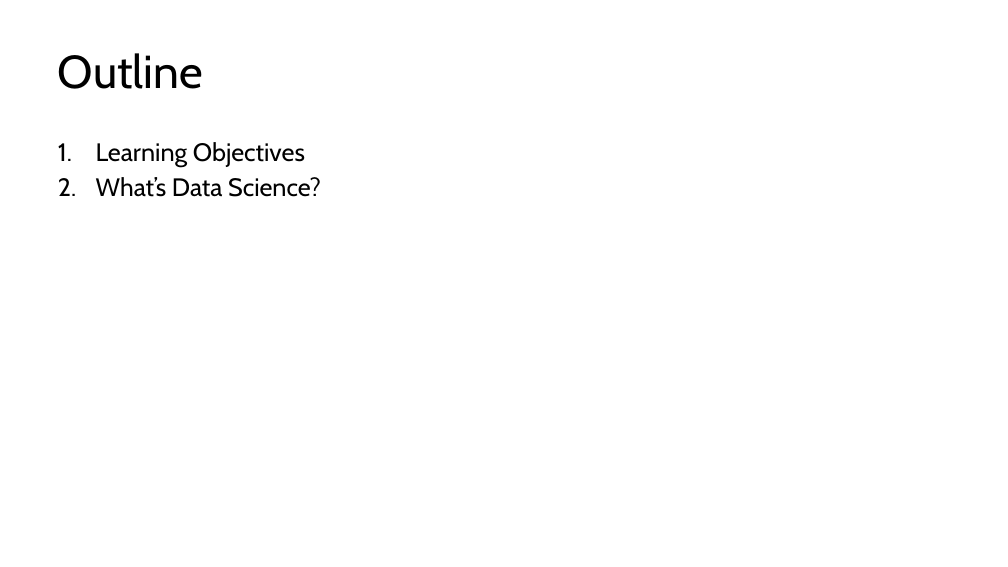
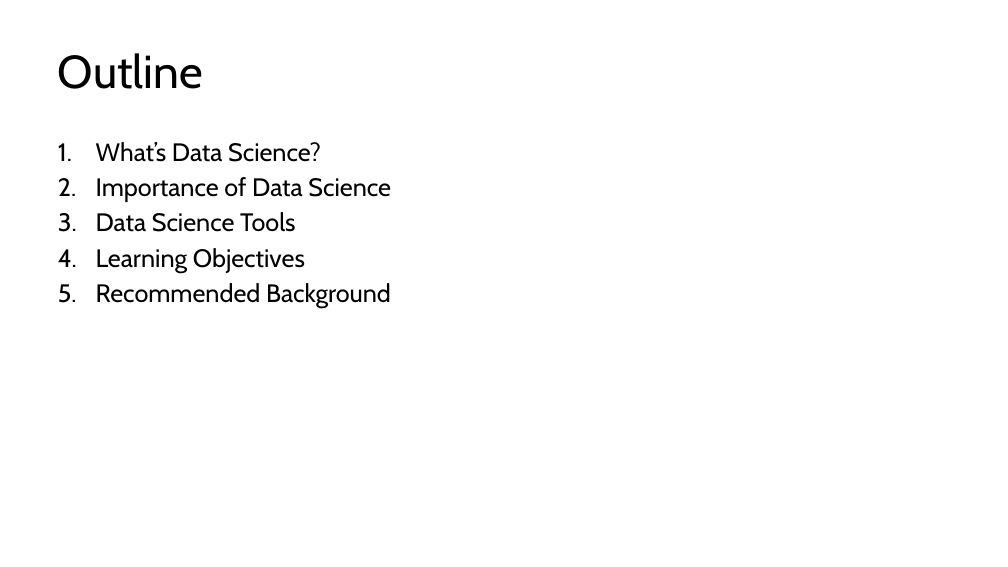
Before and after one commit to kershrita/Data-Science-Roadmap, a slide deck: slide 2 of slides/Session 01 - Introduction to Data Science.pptx. Drawn at 1008x567 pixels with LibreOffice and Linux fonts; fonts in the diff are those of the drawing. Boxes give left, top, right and bottom in pixels: in the first picture for what was removed or moved away, otherwise in the second. Text is boxed around its words. In the diff, an @@ line names an element or a change of style, - is before the commit and + after.

```diff
--- a/slides/Session 01 - Introduction to Data Science.pptx
+++ b/slides/Session 01 - Introduction to Data Science.pptx
@@ text at (96, 142, 391, 232): paragraphs added @@
+1. What’s Data Science?
+2. Importance of Data Science
+3. Data Science Tools
@@ text at (96, 283, 391, 308): text changed @@
-2. What’s Data Science?
+5. Recommended Background
```
Also in this commit, not shown: 3 other slides changed, 8 slides added, 1 other file.
